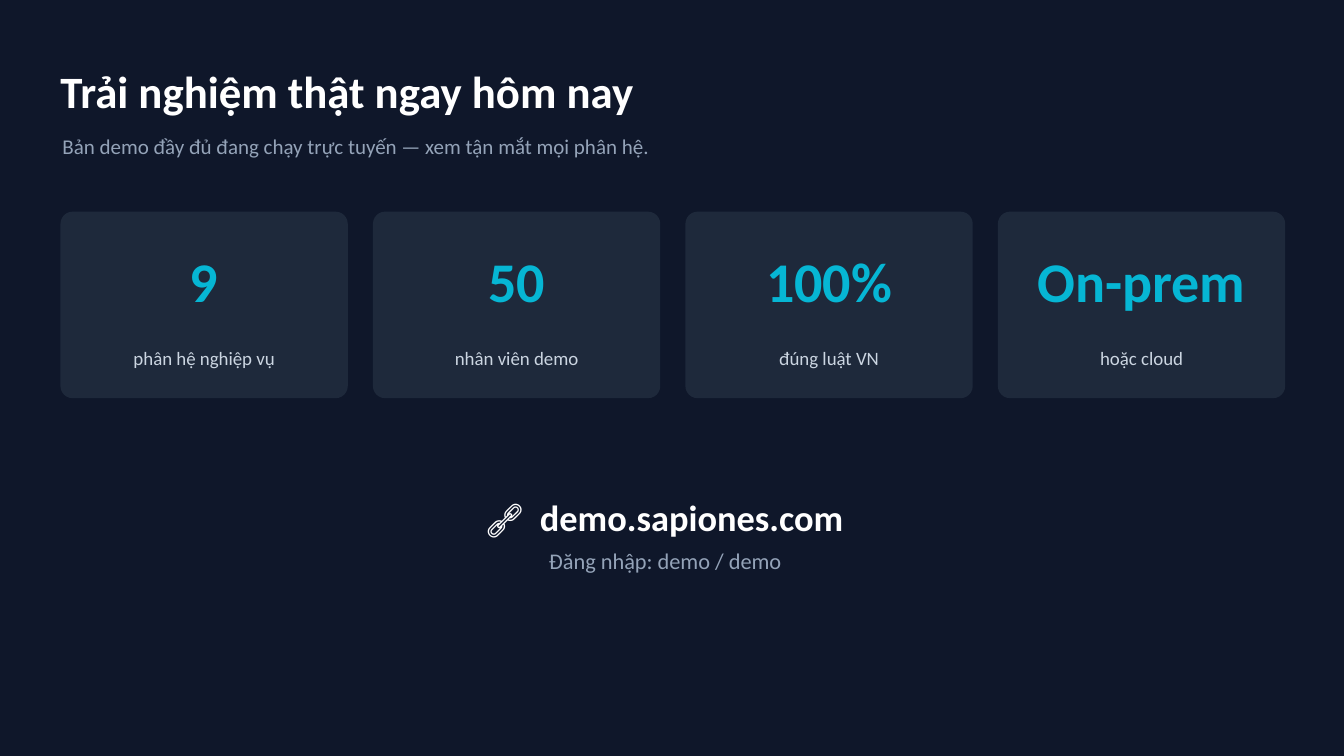
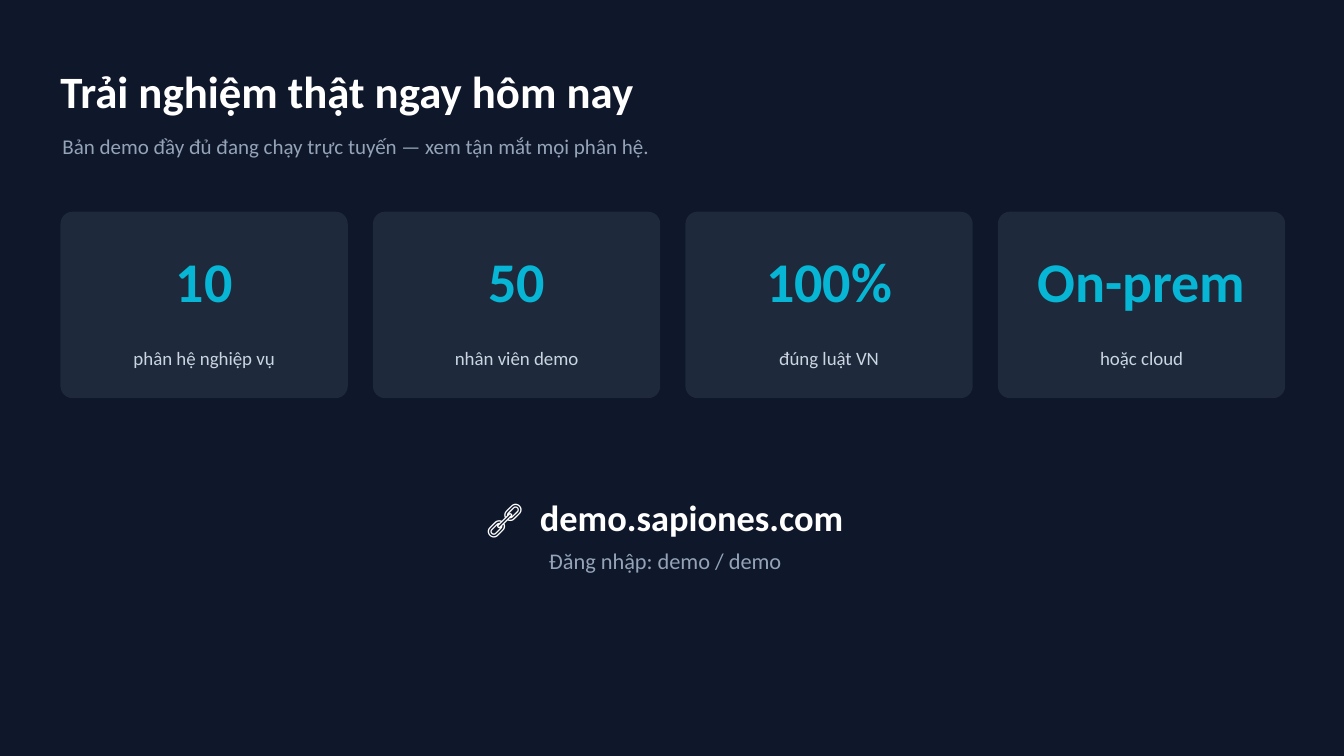
Before and after one commit to bsdinsight/sapiones-web, a slide deck: slide 9 of brand/Sapiones-pitch.pptx. Drawn at 1344x756 pixels with LibreOffice and Linux fonts; fonts in the diff are those of the drawing. Boxes give left, top, right and bottom in pixels: in the first picture for what was removed or moved away, otherwise in the second. Text is boxed around its words. In the diff, an @@ line names an element or a change of style, - is before the commit and + after.

```diff
--- a/brand/Sapiones-pitch.pptx
+++ b/brand/Sapiones-pitch.pptx
@@ text at (x1=176, y1=265, x2=233, y2=303): text changed @@
-9
+10
```
Also in this commit, not shown: 3 other slides changed, 1 other file.
